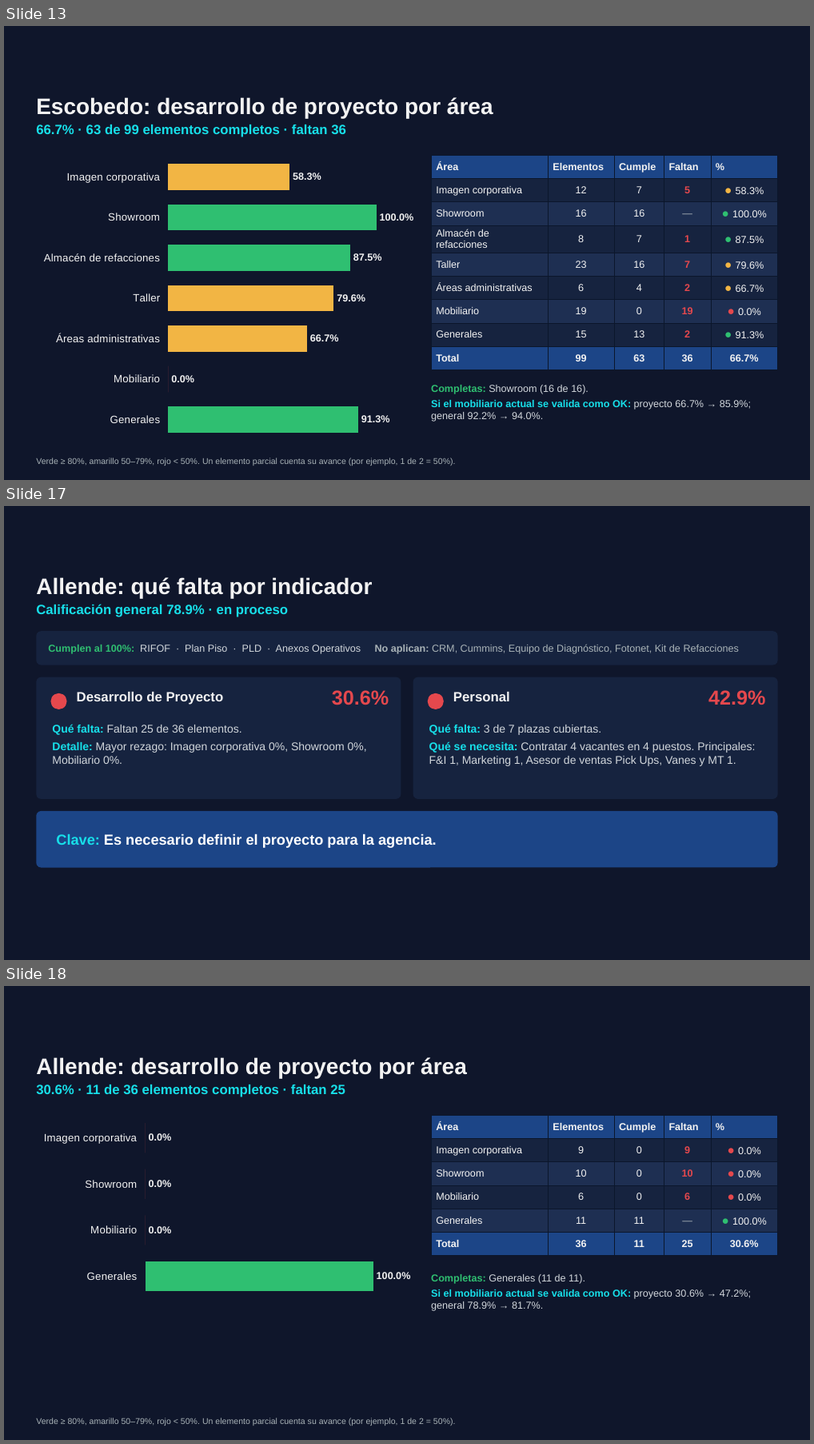
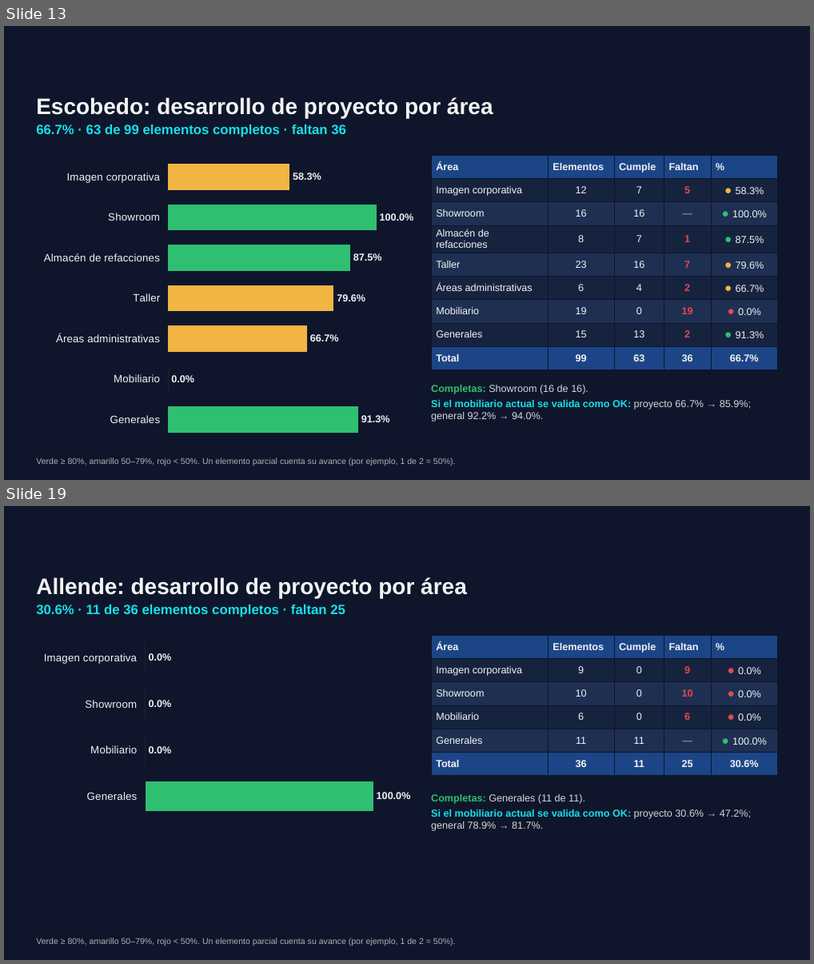
Before and after one commit to ReneDiz/Estatus-Distribuidores, a slide deck: presentacion/Grupo_Velcen_Estatus_nov2026.pptx. Shown one above the other, each under a label of ours: slides 13, 17 and 18 before the commit, slides 13 and 19 after it; the slides between them are not shown. The pictures are 814x1444 and 814x964 pixels, drawn with LibreOffice and Linux fonts; fonts in the diff are those of the drawing; background and template pictures are left out. Boxes give left, top, right and bottom in pixels: in the first picture for what was removed or moved away, otherwise in the second. Text is boxed around its words. In the diff, an @@ line names an element or a change of style, - is before the commit and + after.

```diff
--- a/presentacion/Grupo_Velcen_Estatus_nov2026.pptx
+++ b/presentacion/Grupo_Velcen_Estatus_nov2026.pptx
@@ slide 17 removed at (4,506,810,960), background picture (left out); not listed: 1 template element that a slide beside it also shows @@
@@ text removed at (36,577,372,598) @@
-Allende: qué falta por indicador
@@ text removed at (36,604,288,617) @@
-Calificación general 78.9% · en proceso
@@ rounded rectangle removed at (36,631,778,665) @@
@@ text removed at (48,644,739,654) @@
-Cumplen al 100%: RIFOF · Plan Piso · PLD · Anexos Operativos No aplican: CRM, Cummins, Equipo de Diagnóstico, Fotonet, Kit de Refacciones
@@ rounded rectangle removed at (36,677,401,799) @@
@@ ellipse removed at (50,693,67,709) @@
@@ text removed at (77,692,224,704) @@
-Desarrollo de Proyecto
@@ text removed at (332,690,389,705) @@
-30.6%
@@ rounded rectangle removed at (414,677,778,799) @@
@@ ellipse removed at (427,693,443,709) @@
@@ text removed at (454,692,510,701) @@
-Personal
@@ text removed at (709,690,766,705) @@
-42.9%
@@ text removed at (52,724,367,764) @@
-Qué falta: Faltan 25 de 36 elementos.
-Detalle: Mayor rezago: Imagen corporativa 0%, Showroom 0%, Mobiliario 0%.
@@ text removed at (430,724,755,766) @@
-Qué falta: 3 de 7 plazas cubiertas.
-Qué se necesita: Contratar 4 vacantes en 4 puestos. Principales: F&I 1, Marketing 1, Asesor de ventas Pick Ups, Vanes y MT 1.
@@ rounded rectangle removed at (36,811,778,868) @@
@@ text removed at (56,833,437,848) @@
-Clave: Es necesario definir el proyecto para la agencia.
@@ what was slide 18 is now slide 19 @@
```
Also in this commit, not shown: 9 slides changed, 7 slides added, 3 other slides removed, 3 other files.
